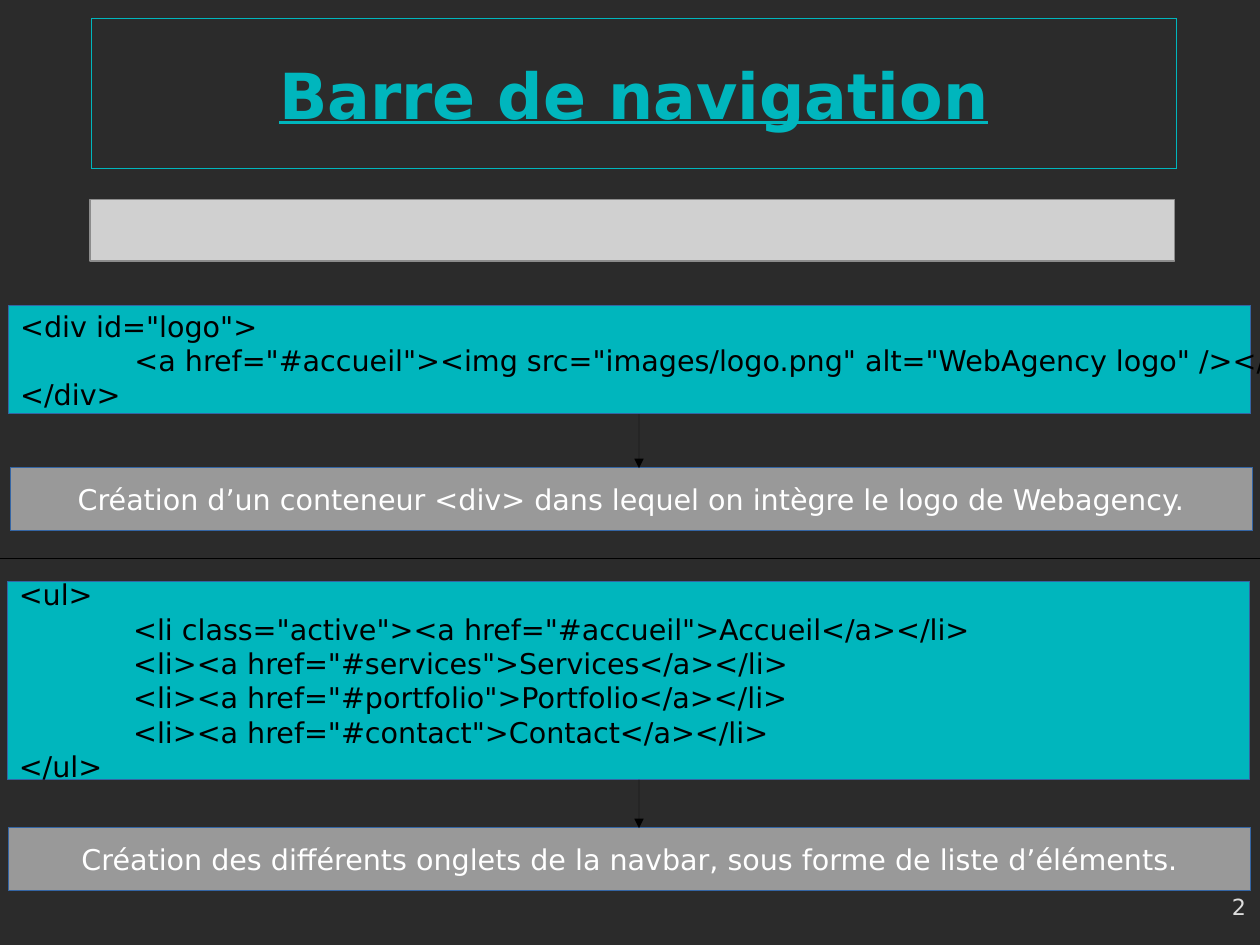
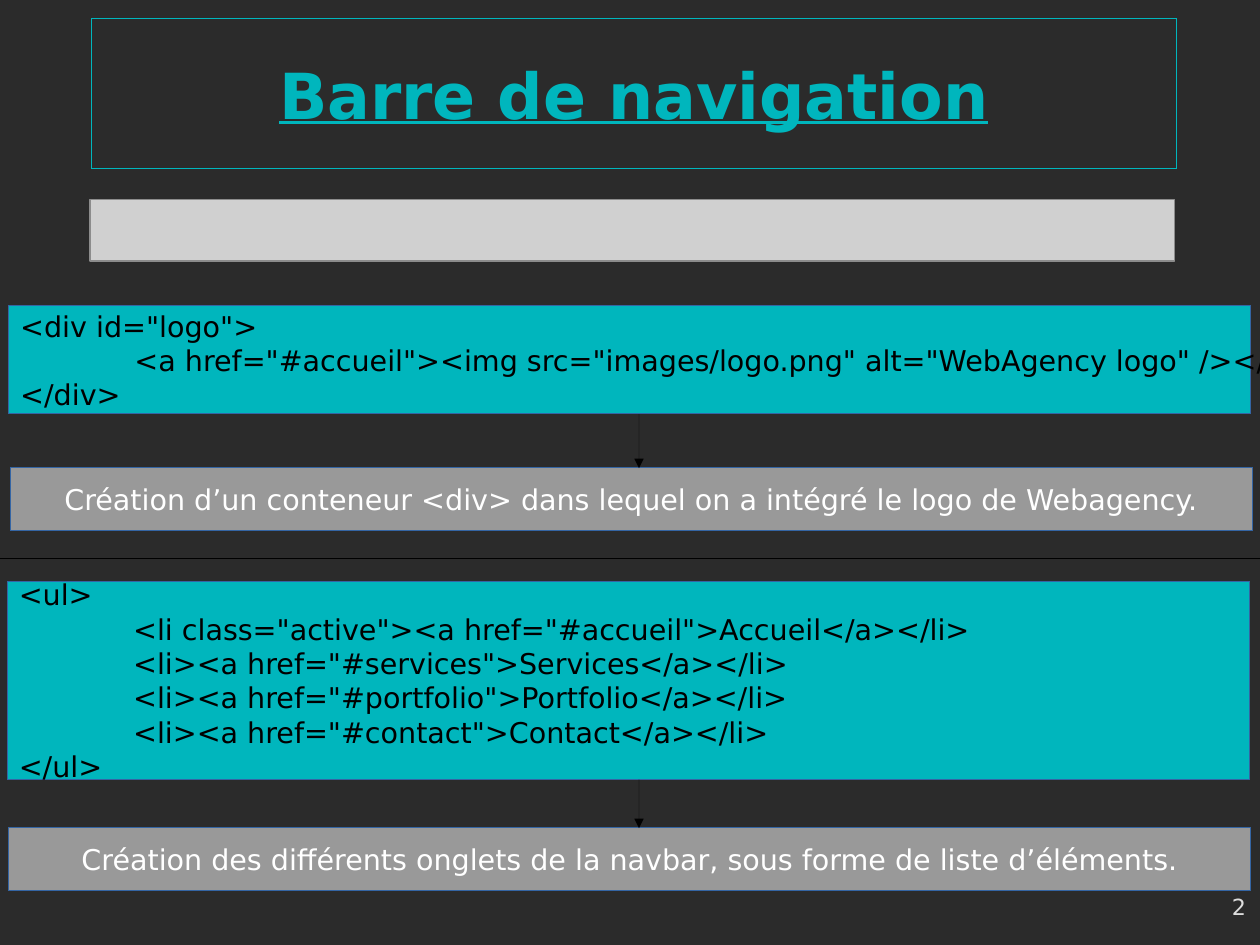
Before and after one commit to gambit13009/webagency, a slide deck: slide 2 of Webagency-presentation.odp. Drawn at 1260x945 pixels with LibreOffice and Linux fonts; fonts in the diff are those of the drawing; grey boxes stand for pictures; background and template pictures are left out; a plain dark background stands for a picture behind light text. Boxes give left, top, right and bottom in pixels: in the first picture for what was removed or moved away, otherwise in the second. Text is boxed around its words. In the diff, an @@ line names an element or a change of style, - is before the commit and + after.

```diff
--- a/Webagency-presentation.odp
+++ b/Webagency-presentation.odp
@@ text in rectangle at [64, 487, 1197, 516]: text changed @@
-Création d’un conteneur <div> dans lequel on intègre le logo de Webagency.
+Création d’un conteneur <div> dans lequel on a intégré le logo de Webagency.
```
Also in this commit, not shown: 5 other slides changed, 3 other files.
